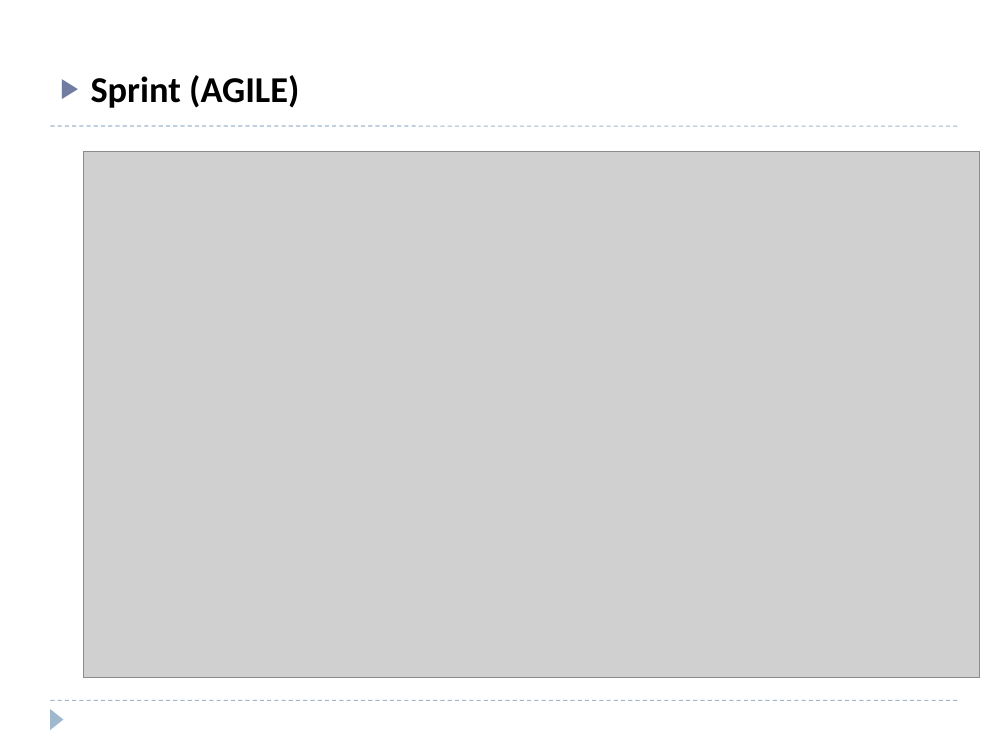
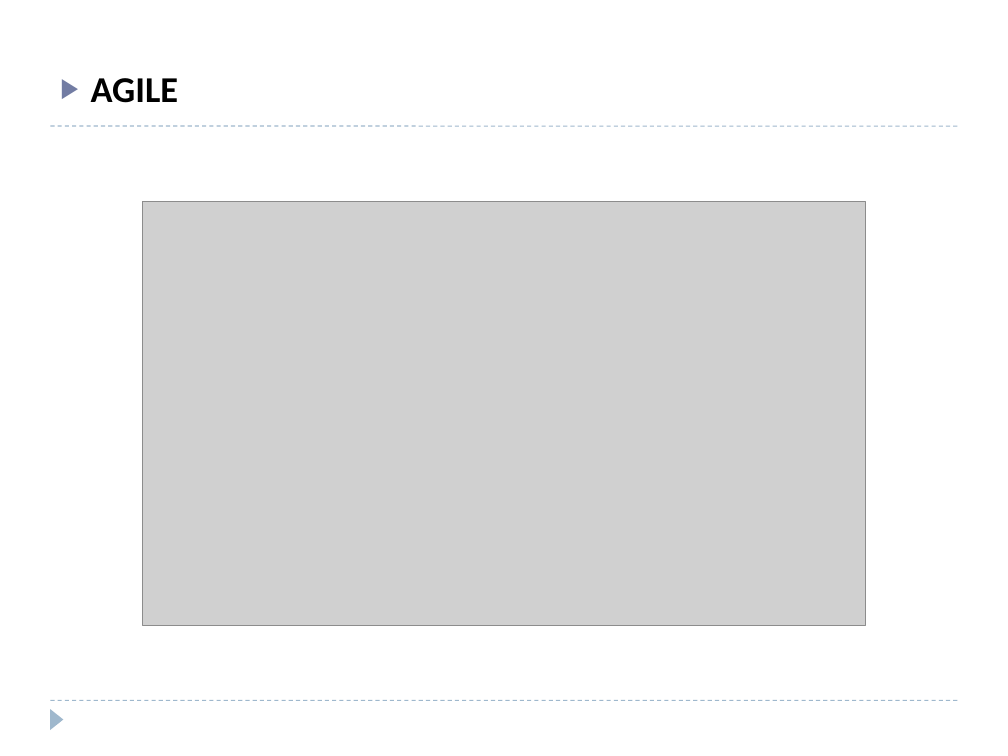
Before and after one commit to nabilarifdaaa/TugasAkhir, a slide deck: slide 10 of Presentasi Tugas Akhir.pptx. Drawn at 1008x756 pixels with LibreOffice and Linux fonts; fonts in the diff are those of the drawing; grey boxes stand for pictures. Boxes give left, top, right and bottom in pixels: in the first picture for what was removed or moved away, otherwise in the second. Text is boxed around its words. In the diff, an @@ line names an element or a change of style, - is before the commit and + after.

```diff
--- a/Presentasi Tugas Akhir.pptx
+++ b/Presentasi Tugas Akhir.pptx
@@ text at (91, 78, 179, 103): text changed @@
-▶ Sprint (AGILE)
+▶ AGILE
@@ picture: place and size @@
-picture at (84, 151, 980, 677)
+picture at (143, 202, 866, 626)
```
Also in this commit, not shown: 7 other slides changed, 2 slides added, 2 slides removed.
